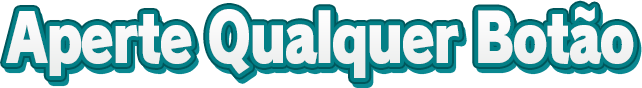
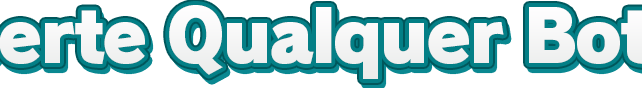
Revision of a layered 642 x 88 image; what changed, layer by layer:
hid "Aperte Qualquer Botão copiar" over [6, 6, 634, 78]
showed "Aperte Qualquer Botão" over [0, 5, 642, 79]
